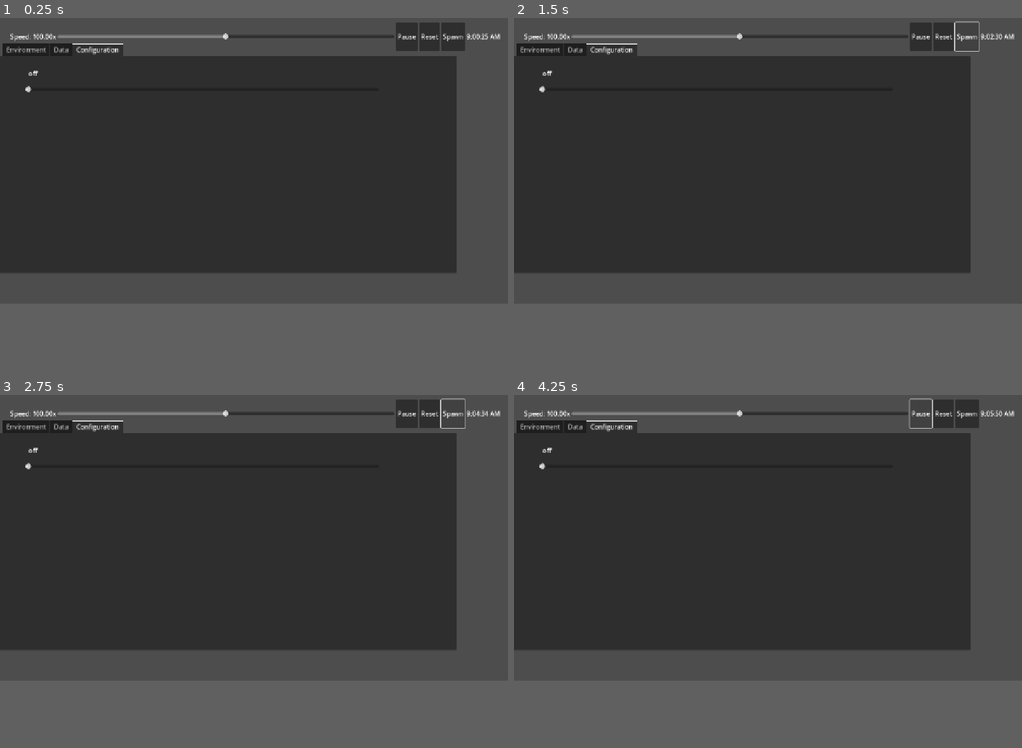
Above: before the commit, frames 1-4 (two rows, left to right).
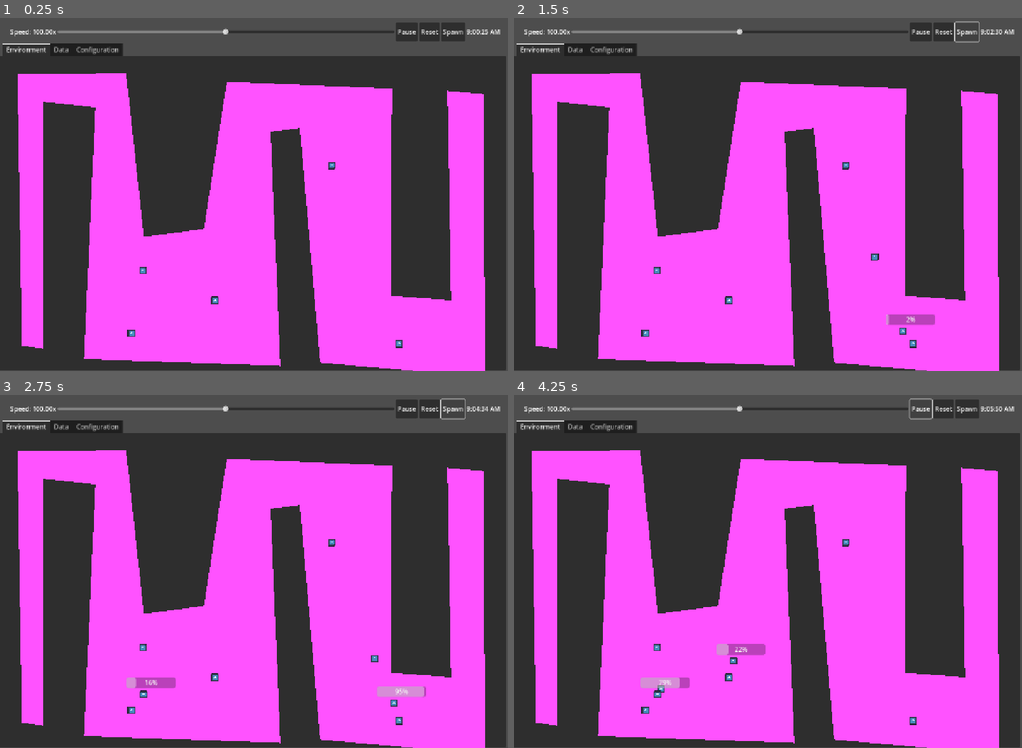
Above: after the commit, the same moments.

Repository: drewcydrew/sim-testing
Game: Godot game, scene res://World/World.tscn
Same seed, same stepped clock (60 frames per second), same inputs: the game is played once before the commit and once after it. The engine's default icon, where the game draws it, is replaced by a stand-in: a white triangle on a blue panel in a dark square.
Inputs:
- Up to frame 1 (0.25 s): no input
- Up to frame 2 (1.5 s): click "Spawn" at 0.5 s; click "Spawn" at 1.25 s
- Up to frame 3 (2.75 s): click "Spawn" at 2 s
- Up to frame 4 (4.25 s): click "Pause" at 2.75 s; click "Play" at 3.5 s
In our replay, the window is 800x450 before the commit and 800x556 after it. These sizes can differ from the game's own. Grey fills any space a smaller window leaves; there, only what the larger window draws over its background counts as a difference.

The runs differ from the first frame. In frame 1, 50% of the frame differs, in the area x 0-100%, y 2-100%; in frame 2, 50%; in frame 3, 50%; in frame 4, 50%.

Commit message:
updating app display

Diff:
--- a/Environment/environment.tscn
+++ b/Environment/environment.tscn
@@ -6,9 +6,9 @@
 [ext_resource type="PackedScene" uid="uid://f621ws6wfyog" path="res://Attraction/attraction.tscn" id="3_2r6fk"]
 
 [sub_resource type="NavigationPolygon" id="NavigationPolygon_cmany"]
-vertices = PackedVector2Array(377, 552, 662.539, 650.258, 180.867, 617.703, 337, 552, 925.719, 64, 914.742, 461.273, 853, 287, 853, 247, 226.852, 103.93, 337, 512, 104.008, 593.438, 48.0625, 602.281, 50.9375, 44.2188, 105.023, 93.0703, 298.242, 49.7969, 353.422, 452.031, 377, 512, 522.023, 433.047, 1043.08, 470.773, 1040.08, 73.9766, 1117.09, 81.1172, 1122.88, 607.68, 749.031, 596.289, 639.602, 103.773, 564.898, 64, 751.039, 95.2031, 813, 247, 813, 287)
-polygons = Array[PackedInt32Array]([PackedInt32Array(0, 1, 2, 3), PackedInt32Array(4, 5, 6, 7), PackedInt32Array(3, 2, 8, 9), PackedInt32Array(10, 11, 12, 13), PackedInt32Array(13, 12, 14, 8), PackedInt32Array(8, 14, 15, 9), PackedInt32Array(16, 9, 15, 17), PackedInt32Array(18, 19, 20, 21), PackedInt32Array(18, 21, 22, 5), PackedInt32Array(1, 0, 16, 17), PackedInt32Array(23, 1, 17, 24), PackedInt32Array(23, 24, 4, 25), PackedInt32Array(25, 4, 7, 26), PackedInt32Array(22, 25, 26, 27), PackedInt32Array(5, 22, 27, 6)])
-outlines = Array[PackedVector2Array]([PackedVector2Array(38, 614, 41, 34, 307, 40, 362, 441, 513, 424, 556, 54, 936, 54, 925, 452, 1033, 460, 1030, 63, 1127, 72, 1133, 618, 739, 606, 741, 106, 650, 113, 673, 661, 170, 627, 216, 113, 115, 104, 114, 602)])
+vertices = PackedVector2Array(853, 287, 853, 247, 976.047, 78.6484, 979.047, 599.828, 691.328, 756.82, 213.203, 749.156, 377, 552, 522.023, 433.047, 337, 552, 226.188, 103.867, 337, 512, 105.156, 93.0781, 96.1875, 719.25, 51.9766, 704.75, 51.0078, 44.2266, 298.242, 49.7969, 353.422, 452.031, 377, 512, 1133.91, 619.328, 1137.9, 98.8828, 1214.91, 112.383, 1208.1, 788.289, 1130.68, 783.023, 814.227, 761.594, 813, 287, 763.07, 161.688, 813, 247, 654.43, 176.328, 564.859, 64.3125)
+polygons = Array[PackedInt32Array]([PackedInt32Array(0, 1, 2, 3), PackedInt32Array(4, 5, 6, 7), PackedInt32Array(8, 6, 5), PackedInt32Array(8, 5, 9, 10), PackedInt32Array(11, 12, 13, 14), PackedInt32Array(11, 14, 15, 9), PackedInt32Array(9, 15, 16, 10), PackedInt32Array(17, 10, 16, 7), PackedInt32Array(18, 19, 20, 21), PackedInt32Array(18, 21, 22), PackedInt32Array(18, 22, 23, 3), PackedInt32Array(24, 0, 3, 23), PackedInt32Array(24, 23, 25), PackedInt32Array(26, 24, 25), PackedInt32Array(6, 17, 7), PackedInt32Array(27, 4, 7, 28), PackedInt32Array(27, 28, 2, 25), PackedInt32Array(25, 2, 1, 26)])
+outlines = Array[PackedVector2Array]([PackedVector2Array(42, 712, 41, 34, 307, 40, 362, 441, 513, 424, 556, 54, 986, 69, 989, 591, 1124, 608, 1128, 87, 1225, 104, 1218, 799, 1130, 793, 805, 771, 754, 173, 665, 185, 702, 767, 203, 759, 216, 113, 115, 104, 106, 733)])
 
 [node name="Environment" type="Control"]
 layout_mode = 3
@@ -18,10 +18,13 @@
 metadata/_tab_index = 0
 
 [node name="Polygon2D" type="Polygon2D" parent="."]
+position = Vector2(-4.26716, -16.0531)
+scale = Vector2(1.09276, 1.36484)
 color = Color(1, 0.321569, 1, 1)
-polygon = PackedVector2Array(49, 596, 46, 45, 297, 44, 354, 450, 518, 434, 566, 64, 928, 61, 909, 455, 1046, 463, 1038, 76, 1121, 82, 1124, 605, 750, 599, 744, 95, 636, 104, 659, 647, 184, 615, 226, 107, 105, 96, 106, 591)
+polygon = PackedVector2Array(56.9813, 546.622, 46, 45, 297, 44, 337.92, 345.866, 476.102, 331.213, 529.178, 59.3864, 909.864, 71.842, 909, 455, 1046, 463, 1038, 76, 1121, 82, 1124, 605, 744.229, 578.128, 697.559, 145.111, 629.84, 151.705, 652.718, 583.989, 199.739, 571.533, 226, 107, 105, 96, 105.482, 552.484)
 
 [node name="NavigationRegion2D" type="NavigationRegion2D" parent="."]
+position = Vector2(5, 9)
 navigation_polygon = SubResource("NavigationPolygon_cmany")
 
 [node name="Barrier2" parent="NavigationRegion2D" instance=ExtResource("1_jnhet")]
@@ -33,13 +36,13 @@
 [node name="NavTargets" type="Node2D" parent="."]
 
 [node name="Attraction" parent="NavTargets" groups=["attractions"] instance=ExtResource("3_2r6fk")]
-position = Vector2(1052, 550)
+position = Vector2(1008, 725)
 
 [node name="Attraction2" parent="NavTargets" groups=["attractions"] instance=ExtResource("3_2r6fk")]
-position = Vector2(556, 541)
+position = Vector2(544, 617)
 
 [node name="Attraction3" parent="NavTargets" groups=["attractions"] instance=ExtResource("3_2r6fk")]
-position = Vector2(249, 333)
+position = Vector2(334, 699)
 
 [node name="Travellers" type="Node2D" parent="."]
 
--- a/Gantt/gantt.gd
+++ b/Gantt/gantt.gd
@@ -3,7 +3,7 @@
 
 # ── Time domain & horizontal zoom (works with a parent ScrollContainer) ───────
 @export var domain_min: float = 0.0
-@export var domain_max: float = 50.0
+@export var domain_max: float = 60.0
 @export var pixels_per_unit: float = 10.0            # horizontal zoom
 @export var auto_grow_domain: bool = true            # expand as events arrive
 
@@ -69,6 +69,7 @@
 # ── Node lifecycle ────────────────────────────────────────────────────────────
 
 func _ready() -> void:
+	size = Vector2(1600, 600)
 	mouse_filter = Control.MOUSE_FILTER_STOP
 	resized.connect(Callable(self, "_on_resized"))
 	_update_content_metrics()
--- a/Gantt/gantt.tscn
+++ b/Gantt/gantt.tscn
@@ -5,8 +5,8 @@
 [node name="GanttNew" type="Control"]
 layout_mode = 3
 anchors_preset = 0
-offset_right = 1151.0
-offset_bottom = 644.0
+offset_right = 1280.0
+offset_bottom = 900.0
 script = ExtResource("1_udaaf")
 show_labels = true
 
@@ -14,8 +14,8 @@
 layout_mode = 0
 offset_left = 3.0
 offset_top = 4.0
-offset_right = 200.0
-offset_bottom = 43.0
+offset_right = 189.0
+offset_bottom = 48.0
 text = "Zoom In"
 
 [node name="ZoomOut" type="Button" parent="."]
--- a/World/World.tscn
+++ b/World/World.tscn
@@ -12,13 +12,12 @@
 [node name="TabContainer" type="TabContainer" parent="."]
 offset_left = -3.0
 offset_top = 64.0
-offset_right = 1150.0
-offset_bottom = 642.0
-current_tab = 2
+offset_right = 1275.0
+offset_bottom = 887.0
+current_tab = 0
 all_tabs_in_front = true
 
 [node name="Environment" parent="TabContainer" instance=ExtResource("2_il6x7")]
-visible = false
 layout_mode = 2
 
 [node name="Data" type="Control" parent="TabContainer"]
@@ -28,13 +27,14 @@
 
 [node name="ScrollContainer" type="ScrollContainer" parent="TabContainer/Data"]
 layout_mode = 0
-offset_right = 1153.0
-offset_bottom = 547.0
+offset_right = 1270.0
+offset_bottom = 750.0
 
 [node name="GanttNew" parent="TabContainer/Data/ScrollContainer" groups=["gantt"] instance=ExtResource("6_04mge")]
 layout_mode = 2
 
 [node name="Configuration" parent="TabContainer" instance=ExtResource("4_o14yy")]
+visible = false
 layout_mode = 2
 metadata/_tab_index = 2
 
@@ -42,7 +42,7 @@
 offset_left = 25.0
 offset_top = 11.0
 offset_right = 1259.0
-offset_bottom = 82.0
+offset_bottom = 58.0
 
 [node name="PlayPause" type="Button" parent="SimulationControls"]
 layout_mode = 2
--- /dev/null
+++ b/gantt_export_2025-10-14_105714.csv
@@ -0,0 +1,97 @@
+"row_key","row_index","label","start","end","duration","color_rgba"
+"Traveller_001","0","Travelling","1002.7027","1236.636","233.9333","3498dbff"
+"Traveller_001","0","Attraction2","1236.636","1358.986","122.35","2ecc71ff"
+"Traveller_001","0","Travelling","1358.986","1515.986","157.0","3498dbff"
+"Traveller_001","0","Attraction","1515.986","1636.0194","120.0333","2ecc71ff"
+"Traveller_001","0","Travelling","1636.0194","1698.8527","62.8333","3498dbff"
+"Traveller_001","0","Attraction3","1698.8527","1819.1027","120.25","2ecc71ff"
+"Traveller_001","0","Travelling","1819.1027","1834.2694","15.1667","3498dbff"
+"Traveller_001","0","Attraction2","1834.2694","1954.5194","120.25","2ecc71ff"
+"Traveller_001","0","Travelling","1954.5194","2007.6027","53.0833","3498dbff"
+"Traveller_002","1","Travelling","2000.0194","2054.186","54.1667","3498dbff"
+"Traveller_001","0","Attraction","2007.6027","2127.8527","120.25","2ecc71ff"
+"Traveller_002","1","Attraction2","2054.186","2174.436","120.25","2ecc71ff"
+"Traveller_001","0","Travelling","2127.8527","2190.686","62.8333","3498dbff"
+"Traveller_002","1","Travelling","2174.436","2227.5194","53.0833","3498dbff"
+"Traveller_001","0","Attraction3","2190.686","2310.933","120.247","2ecc71ff"
+"Traveller_002","1","Attraction","2227.5194","2347.7649","120.2455","2ecc71ff"
+"Traveller_001","0","Travelling","2310.933","2372.6806","61.7475","3498dbff"
+"Traveller_002","1","Travelling","2347.7649","2410.5957","62.8308","3498dbff"
+"Traveller_001","0","Attraction","2372.6806","2492.9257","120.2452","2ecc71ff"
+"Traveller_002","1","Attraction3","2410.5957","2530.8409","120.2452","2ecc71ff"
+"Traveller_001","0","Travelling","2492.9257","2544.9237","51.9979","3498dbff"
+"Traveller_002","1","Travelling","2530.8409","2544.9237","14.0828","3498dbff"
+"Traveller_001","0","Attraction2","2544.9237","2665.1689","120.2452","2ecc71ff"
+"Traveller_002","1","Attraction2","2544.9237","2665.1689","120.2452","2ecc71ff"
+"Traveller_001","0","Travelling","2665.1689","2682.5015","17.3326","3498dbff"
+"Traveller_002","1","Travelling","2665.1689","2718.2501","53.0812","3498dbff"
+"Traveller_001","0","Attraction3","2682.5015","2802.7467","120.2452","2ecc71ff"
+"Traveller_002","1","Attraction","2718.2501","2838.4953","120.2452","2ecc71ff"
+"Traveller_001","0","Travelling","2802.7467","2865.5775","62.8308","3498dbff"
+"Traveller_002","1","Travelling","2838.4953","2901.3261","62.8308","3498dbff"
+"Traveller_001","0","Attraction","2865.5775","2985.8227","120.2452","2ecc71ff"
+"Traveller_002","1","Attraction3","2901.3261","3021.5713","120.2452","2ecc71ff"
+"Traveller_001","0","Travelling","2985.8227","3037.8206","51.9979","3498dbff"
+"Traveller_003","2","Travelling","3000.9888","3055.1533","54.1645","3498dbff"
+"Traveller_002","1","Travelling","3021.5713","3083.3188","61.7475","3498dbff"
+"Traveller_001","0","Attraction2","3037.8206","3158.0658","120.2452","2ecc71ff"
+"Traveller_003","2","Attraction2","3055.1533","3175.3984","120.2452","2ecc71ff"
+"Traveller_002","1","Attraction","3083.3188","3203.564","120.2452","2ecc71ff"
+"Traveller_001","0","Travelling","3158.0658","3211.147","53.0812","3498dbff"
+"Traveller_003","2","Travelling","3175.3984","3231.7295","56.3311","3498dbff"
+"Traveller_002","1","Travelling","3203.564","3255.5619","51.9979","3498dbff"
+"Traveller_001","0","Attraction","3211.147","3331.3922","120.2452","2ecc71ff"
+"Traveller_003","2","Attraction","3231.7295","3351.9747","120.2452","2ecc71ff"
+"Traveller_002","1","Attraction2","3255.5619","3375.8071","120.2452","2ecc71ff"
+"Traveller_001","0","Travelling","3331.3922","3405.0559","73.6637","3498dbff"
+"Traveller_003","2","Travelling","3351.9747","3419.1387","67.164","3498dbff"
+"Traveller_002","1","Travelling","3375.8071","3432.1382","56.3311","3498dbff"
+"Traveller_001","0","Attraction2","3405.0559","3525.3011","120.2452","2ecc71ff"
+"Traveller_003","2","Attraction3","3419.1387","3539.3839","120.2452","2ecc71ff"
+"Traveller_002","1","Attraction","3432.1382","3552.3834","120.2452","2ecc71ff"
+"Traveller_001","0","Travelling","3525.3011","3576.2157","50.9146","3498dbff"
+"Traveller_002","1","Travelling","3552.3834","3604.3813","51.9979","3498dbff"
+"Traveller_003","2","Travelling","3539.3839","3604.3813","64.9974","3498dbff"
+"Traveller_001","0","Attraction","3576.2157","3696.4609","120.2452","2ecc71ff"
+"Traveller_002","1","Attraction2","3604.3813","3724.6265","120.2452","2ecc71ff"
+"Traveller_003","2","Attraction","3604.3813","3724.6265","120.2452","2ecc71ff"
+"Traveller_001","0","Travelling","3696.4609","3748.4589","51.9979","3498dbff"
+"Traveller_002","1","Travelling","3724.6265","3777.7077","53.0812","3498dbff"
+"Traveller_003","2","Travelling","3724.6265","3783.1241","58.4977","3498dbff"
+"Traveller_001","0","Attraction2","3748.4589","3868.704","120.2452","2ecc71ff"
+"Traveller_002","1","Attraction","3777.7077","3897.9529","120.2452","2ecc71ff"
+"Traveller_003","2","Attraction2","3783.1241","3903.3693","120.2452","2ecc71ff"
+"Traveller_003","2","Travelling","3903.3693","3919.6187","16.2494","3498dbff"
+"Traveller_001","0","Travelling","3868.704","3920.702","51.9979","3498dbff"
+"Traveller_002","1","Travelling","3897.9529","3971.6166","73.6637","3498dbff"
+"Traveller_003","2","Attraction3","3919.6187","4039.8639","120.2452","2ecc71ff"
+"Traveller_001","0","Attraction","3920.702","4040.9472","120.2452","2ecc71ff"
+"Traveller_002","1","Attraction3","3971.6166","4091.8618","120.2452","2ecc71ff"
+"Traveller_004","3","Travelling","4000.8654","4104.8613","103.9958","3498dbff"
+"Traveller_001","0","Travelling","4040.9472","4105.9446","64.9974","3498dbff"
+"Traveller_003","2","Travelling","4039.8639","4110.2777","70.4138","3498dbff"
+"Traveller_002","1","Travelling","4091.8618","4157.9425","66.0807","3498dbff"
+"Traveller_004","3","Attraction","4104.8613","4225.1065","120.2452","2ecc71ff"
+"Traveller_001","0","Attraction3","4105.9446","4226.1897","120.2452","2ecc71ff"
+"Traveller_003","2","Attraction","4110.2777","4230.5229","120.2452","2ecc71ff"
+"Traveller_002","1","Attraction","4157.9425","4278.1877","120.2452","2ecc71ff"
+"Traveller_003","2","Travelling","4230.5229","4295.5203","64.9974","3498dbff"
+"Traveller_004","3","Travelling","4225.1065","4311.7697","86.6632","3498dbff"
+"Traveller_001","0","Travelling","4226.1897","4312.8529","86.6632","3498dbff"
+"Traveller_002","1","Travelling","4278.1877","4350.7681","72.5804","3498dbff"
+"Traveller_003","2","Attraction3","4295.5203","4415.7655","120.2452","2ecc71ff"
+"Traveller_004","3","Attraction3","4311.7697","4432.0148","120.2452","2ecc71ff"
+"Traveller_001","0","Attraction","4312.8529","4433.0981","120.2452","2ecc71ff"
+"Traveller_004","3","Travelling","4432.0148","4446.0976","14.0828","3498dbff"
+"Traveller_002","1","Attraction3","4350.7681","4471.0133","120.2452","2ecc71ff"
+"Traveller_003","2","Travelling","4415.7655","4489.4292","73.6637","3498dbff"
+"Traveller_002","1","Travelling","4471.0133","4490.5125","19.4992","3498dbff"
+"Traveller_001","0","Travelling","4433.0981","4495.929","62.8308","3498dbff"
+"Traveller_004","3","Attraction2","4446.0976","4566.3428","120.2452","2ecc71ff"
+"Traveller_003","2","Attraction","4489.4292","4609.6744","120.2452","2ecc71ff"
+"Traveller_002","1","Attraction2","4490.5125","4610.7577","120.2452","2ecc71ff"
+"Traveller_001","0","Attraction3","4495.929","4616.1741","120.2452","2ecc71ff"
+"Traveller_004","3","Travelling","4566.3428","4622.6739","56.3311","3498dbff"
+"Traveller_001","0","Travelling","4616.1741","4630.2569","14.0828","3498dbff"
+"Traveller_003","2","Travelling","4609.6744","4666.0055","56.3311","3498dbff"
+"Traveller_002","1","Travelling","4610.7577","4669.2554","58.4977","3498dbff"
--- a/project.godot
+++ b/project.godot
@@ -23,7 +23,7 @@
 [display]
 
 window/size/viewport_width=1280
-window/size/viewport_height=720
+window/size/viewport_height=890
 window/stretch/mode="canvas_items"
 window/stretch/aspect="expand"
 
Binary file added: gantt_export_2025-10-14_105714.color.translation
Not shown, added: gantt_export_2025-10-14_105714.csv.import
Binary file added: gantt_export_2025-10-14_105714.duration.translation
Binary file added: gantt_export_2025-10-14_105714.end.translation
Binary file added: gantt_export_2025-10-14_105714.label.translation
Binary file added: gantt_export_2025-10-14_105714.row.translation
Binary file added: gantt_export_2025-10-14_105714.start.translation
